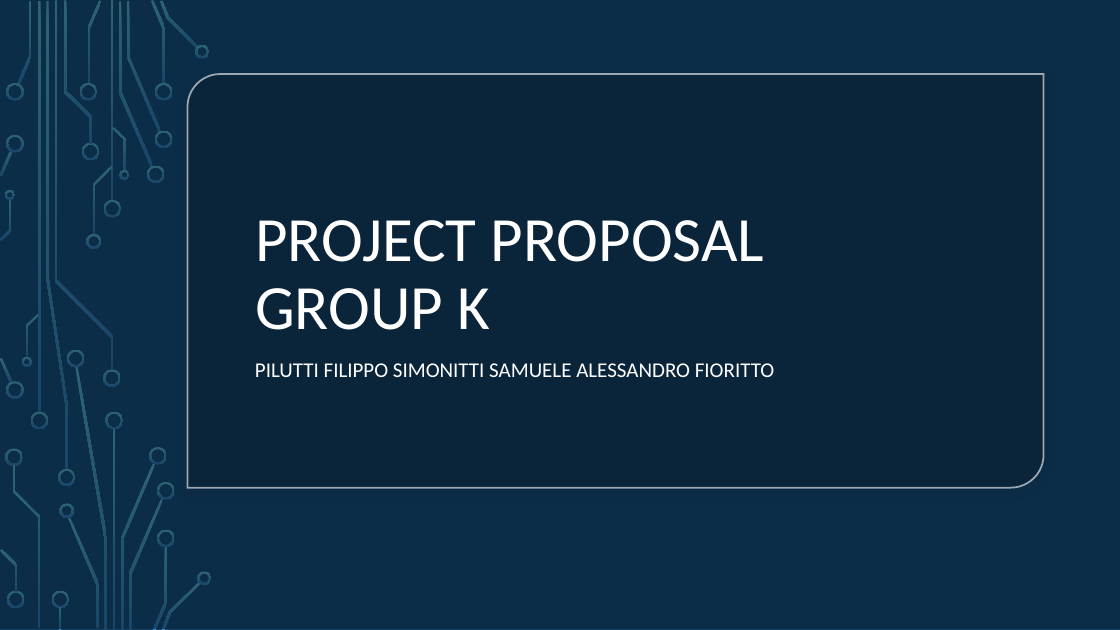
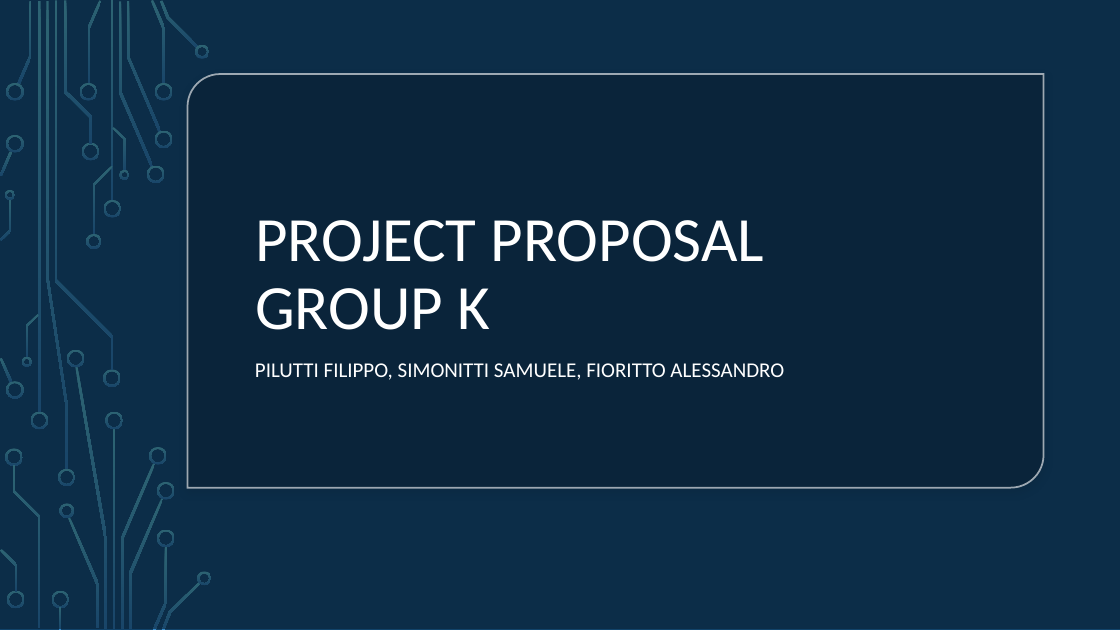
Before and after one commit to SSimuzzz/MobileRobotNavigation, a slide deck: slide 1 of Mini-Project/Group K Final Presentation.pptx. Drawn at 1120x630 pixels with LibreOffice and Linux fonts; fonts in the diff are those of the drawing; background and template pictures are left out. Boxes give left, top, right and bottom in pixels: in the first picture for what was removed or moved away, otherwise in the second. Text is boxed around its words. In the diff, an @@ line names an element or a change of style, - is before the commit and + after.

```diff
--- a/Mini-Project/Group K Final Presentation.pptx
+++ b/Mini-Project/Group K Final Presentation.pptx
@@ subtitle at (x1=255, y1=363, x2=784, y2=380): text changed @@
-PILUTTI FILIPPO SIMONITTI SAMUELE ALESSANDRO FIORITTO
+PILUTTI FILIPPO, SIMONITTI SAMUELE, FIORITTO ALESSANDRO
```
Also in this commit, not shown: 2 other slides changed, 2 slides added, 7 other files.
